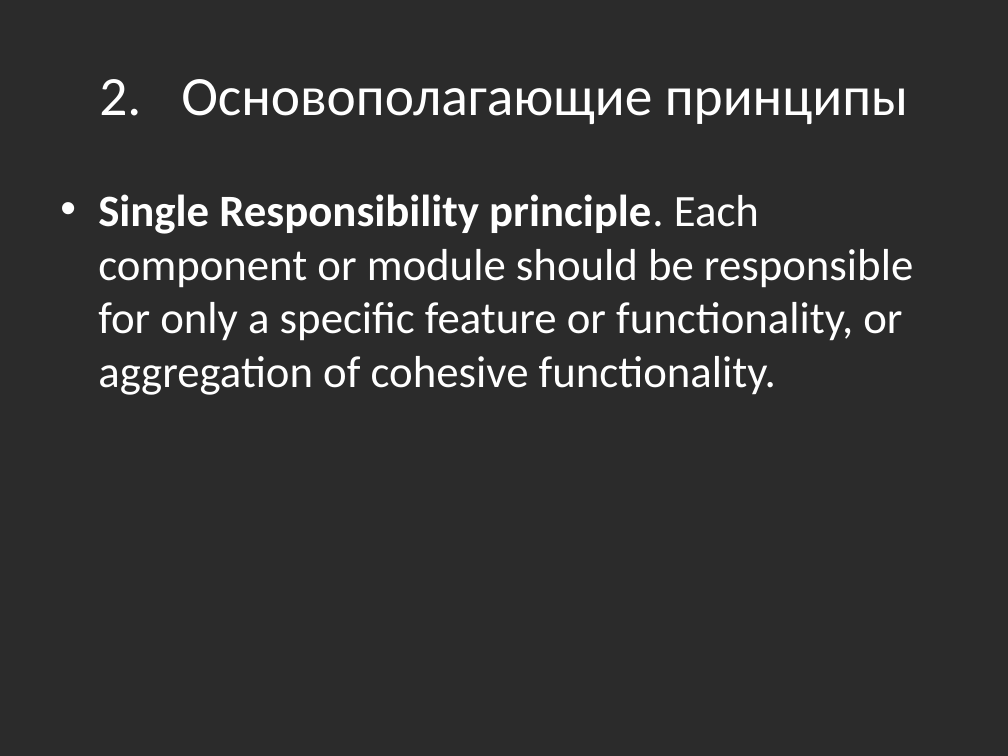
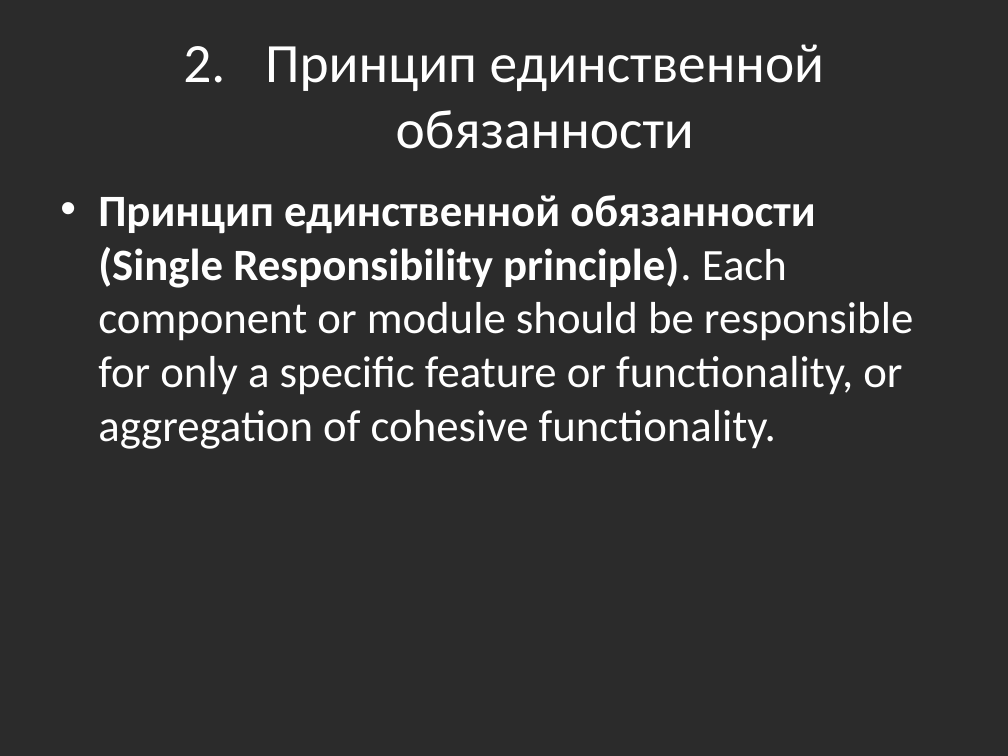
Before and after one commit to bazile/Training, a slide deck: slide 10 of Presentation/lesson-14-architecture.pptx (slide 9 before the commit). Drawn at 1008x756 pixels with LibreOffice and Linux fonts; fonts in the diff are those of the drawing; background and template pictures are left out; a plain dark background stands for a picture behind light text. Boxes give left, top, right and bottom in pixels: in the first picture for what was removed or moved away, otherwise in the second. Text is boxed around its words. In the diff, an @@ line names an element or a change of style, - is before the commit and + after.

```diff
--- a/Presentation/lesson-14-architecture.pptx
+++ b/Presentation/lesson-14-architecture.pptx
@@ title at (265, 44, 825, 149): text changed @@
-2. Основополагающие принципы
+2. Принцип единственной обязанности
@@ text at (98, 195, 913, 449): text changed @@
-• Single Responsibility principle. Each component or module should be responsible for only a specific feature or functionality, or aggregation of cohesive functionality.
+• Принцип единственной обязанности (Single Responsibility principle). Each component or module should be responsible for only a specific feature or functionality, or aggregation of cohesive functionality.
```
Also in this commit, not shown: 2 other slides changed, 1 slide added.
